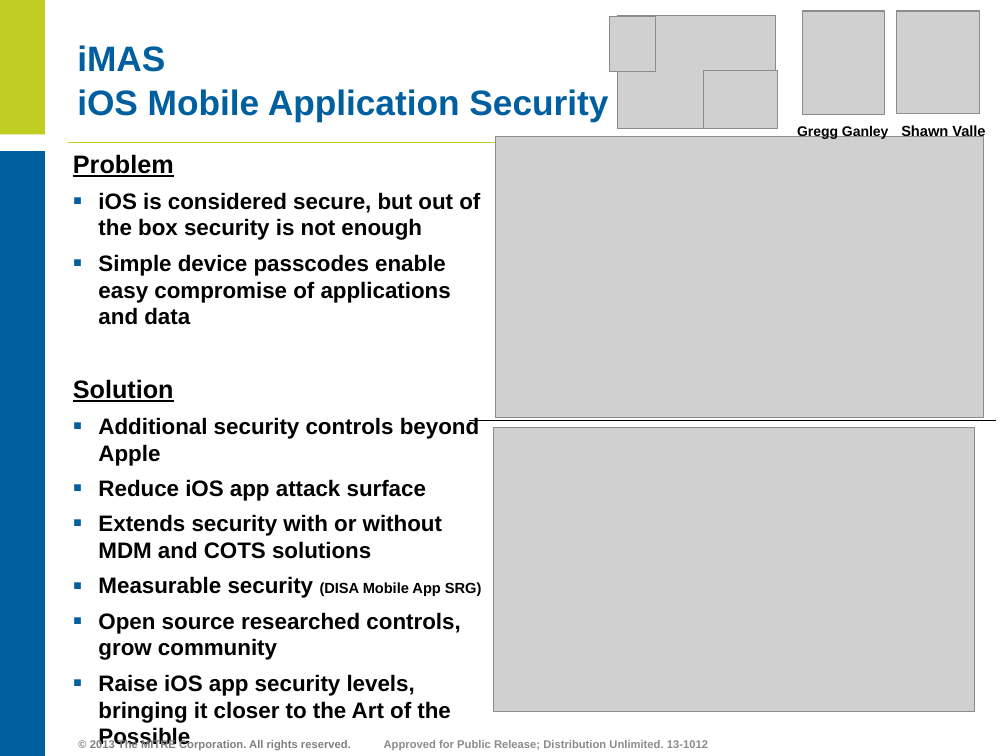
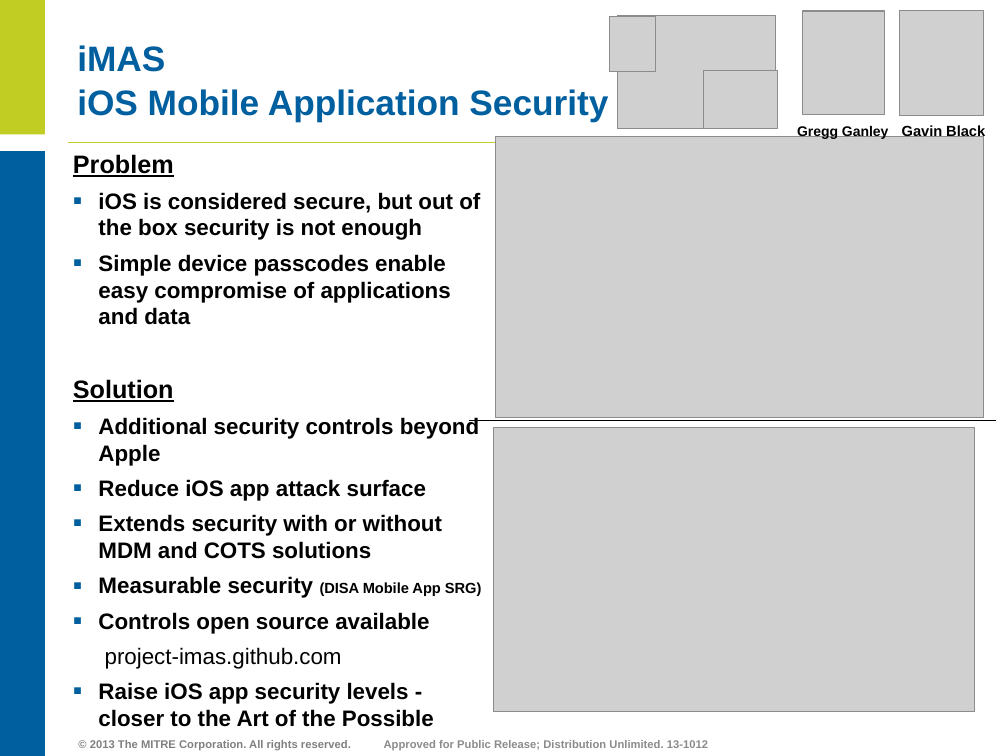
Before and after one commit to project-imas/about, a slide deck: slide 1 of iMAS_single_slide.pptx. Drawn at 1008x756 pixels with LibreOffice and Linux fonts; fonts in the diff are those of the drawing; grey boxes stand for pictures; background and template pictures are left out. Boxes give left, top, right and bottom in pixels: in the first picture for what was removed or moved away, otherwise in the second. Text is boxed around its words. In the diff, an @@ line names an element or a change of style, - is before the commit and + after.

Commit message:
added updated slides

```diff
--- a/iMAS_single_slide.pptx
+++ b/iMAS_single_slide.pptx
@@ picture: place and size @@
-picture at (897,11,980,114)
+picture at (900,10,984,115)
@@ text at (902,124,985,139): text changed @@
-Shawn Valle
+Gavin Black
@@ text at (98,612,434,727): text changed @@
-▪ Open source researched controls, grow community
-▪ Raise iOS app security levels, bringing it closer to the Art of the Possible
+▪ Controls open source available
+  project-imas.github.com
+▪ Raise iOS app security levels - closer to the Art of the Possible
```
Also in this commit, not shown: 1 slide added, 1 other file.
